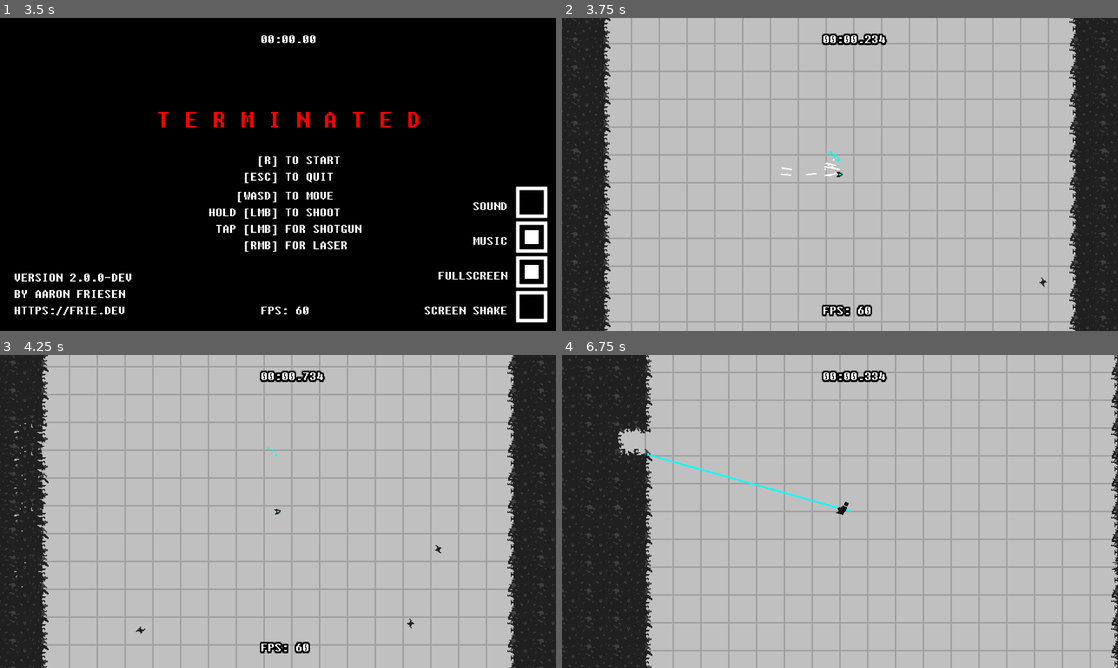
Above: before the commit, frames 1-4 (two rows, left to right).
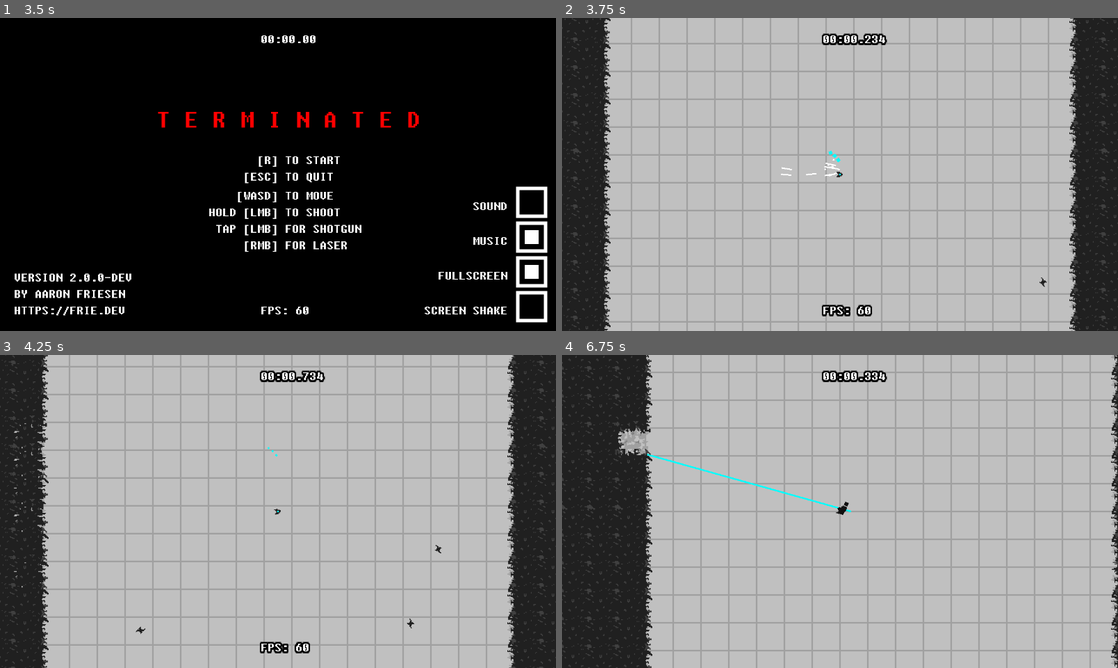
Above: after the commit, the same moments.

Repository: friedev/terminated
Game: Godot game, scene res://scenes/Main.tscn
The game is run twice, just before and just after one commit, with the same random seed, the same clock (stepped at 60 frames per second) and the same inputs. Sound files missing from this copy of the repository are replaced by a short silence.
Inputs (mouse positions are in pixels of both pictures, inside the frame that each line leads up to):
- Up to frame 1 (3.5 s): click (533, 305) at 0.5 s; click (533, 202) at 1.25 s; click (533, 237) at 2 s; tap Enter at 2.75 s; move the mouse to (400, 158) at 2.77 s; hold Right (right) from 2.78 s (still down); hold F (fps) from 2.78 s (still down)
- Up to frame 2 (3.75 s): tap R (restart) at 3.5 s; move the mouse to (728, 190) at 3.52 s; release Right (right) at 3.53 s; release F (fps) at 3.53 s; hold Down (down) from 3.53 s (still down); click (728, 190) at 3.6 s
- Up to frame 3 (4.25 s): keep holding Down (down)
- Up to frame 4 (6.75 s): move the mouse to (895, 442) at 4.27 s; release Down (down) at 4.28 s; hold Right (right) 4.28-5.03 s; hold Right mouse button (shoot2) 4.28-5.03 s; move the mouse to (812, 574) at 5.02 s; hold Up (up) 5.03-5.78 s; tap F (fps) at 5.1 s; move the mouse to (1006, 558) at 5.77 s; press the mouse at (1006, 558) at 5.78 s; hold Left (left) from 5.78 s (still down); tap R (restart) at 6.4 s; move the mouse to (673, 464) at 6.52 s; release the mouse at (673, 464) at 6.53 s; right-click (673, 464) at 6.6 s

Frame 1 is identical in both runs. In frame 2, 0.2% of the frame differs, in the area x 7-93%, y 0-100%; in frame 3, 0.2%; in frame 4, 0.4%, in the area x 10-100%, y 0-100%.

Commit message:
Add debris floor tile

Diff:
--- a/scenes/Main.tscn
+++ b/scenes/Main.tscn
@@ -15,6 +15,7 @@
 texture = ExtResource("12")
 texture_region_size = Vector2i(48, 48)
 0:0/0 = 0
+0:0/0/z_index = -2
 0:0/0/physics_layer_0/linear_velocity = Vector2(0, 0)
 0:0/0/physics_layer_0/angular_velocity = 0.0
 1:0/0 = 0
@@ -53,6 +54,10 @@
 9:0/0/physics_layer_0/linear_velocity = Vector2(0, 0)
 9:0/0/physics_layer_0/angular_velocity = 0.0
 9:0/0/physics_layer_0/polygon_0/points = PackedVector2Array(-16, -16, 16, -16, 16, 16, -16, 16)
+10:0/0 = 0
+10:0/0/z_index = -1
+10:0/0/physics_layer_0/linear_velocity = Vector2(0, 0)
+10:0/0/physics_layer_0/angular_velocity = 0.0
 
 [sub_resource type="TileSet" id="1"]
 tile_size = Vector2i(32, 32)
--- a/scripts/Main.gd
+++ b/scripts/Main.gd
@@ -83,19 +83,22 @@
 
 
 func setup():
+	# TODO use tilemap layers
 	var map_tiles = map_radius / $TileMap.tile_set.tile_size.x
 	var arena_tiles = arena_radius / $TileMap.tile_set.tile_size.x
 	for x in range(-map_tiles, map_tiles + 1):
 		for y in range(-map_tiles, map_tiles + 1):
-			$FloorTileMap.set_cell(0, Vector2i(x, y), 0, Vector2i(0, 0))
 			if abs(x) <= arena_tiles and abs(y) <= arena_tiles:
+				$FloorTileMap.set_cell(0, Vector2i(x, y), 0, Vector2i(0, 0))
 				$TileMap.set_cell(0, Vector2i(x, y))
 			elif abs(x) == map_tiles or abs(y) == map_tiles:
+				$FloorTileMap.set_cell(0, Vector2i(x, y), 0, Vector2i(0, 0))
 				$TileMap.set_cell(0, Vector2i(x, y), 0, Vector2i(TILE_HEALTH + 1, 0))
 			else:
 				# TODO use alternative tiles to flip walls for variety
 #				var flip_x := randi() % 2 == 0
 #				var flip_y := randi() % 2 == 0
+				$FloorTileMap.set_cell(0, Vector2i(x, y), 0, Vector2i(TILE_HEALTH + 2, 0))
 				$TileMap.set_cell(0, Vector2i(x, y), 0, Vector2i(TILE_HEALTH, 0))
 
 	# Need to use free here instead of queue free, otherwise player takes damage
Binary file changed: sprites/tileset.png
Not shown, changed: TODO.md
